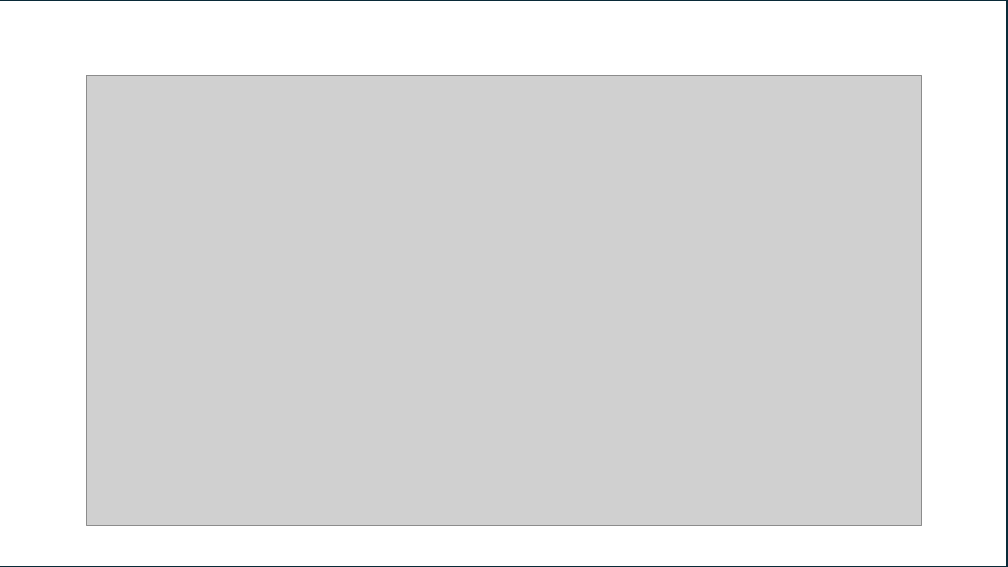
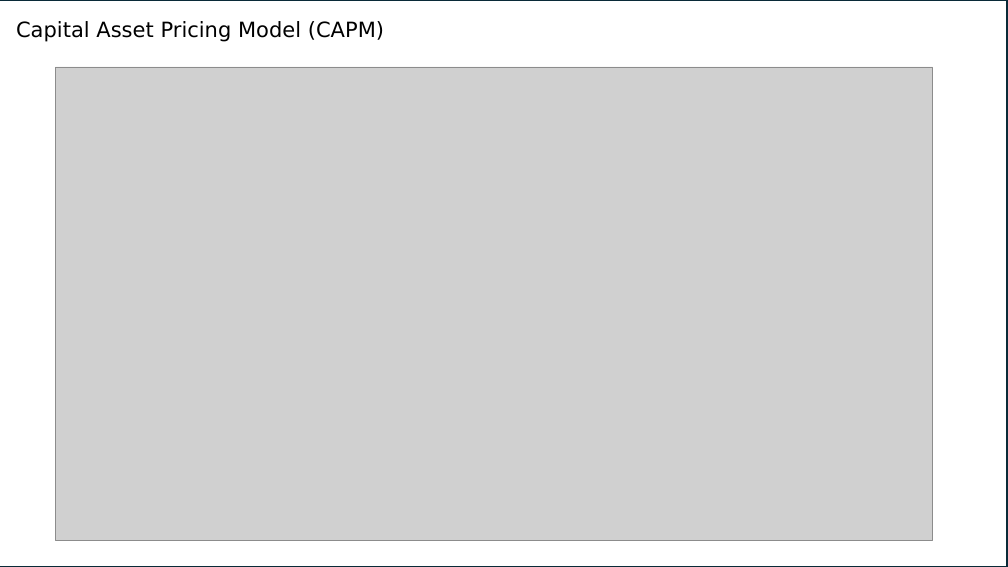
Before and after one commit to fij/btup, a slide deck: slide 21 of MMS_2024_09_10/Farkas_2024_09_10.pptx. Drawn at 1008x567 pixels with LibreOffice and Linux fonts; fonts in the diff are those of the drawing; grey boxes stand for pictures; background and template pictures are left out. Boxes give left, top, right and bottom in pixels: in the first picture for what was removed or moved away, otherwise in the second. Text is boxed around its words. In the diff, an @@ line names an element or a change of style, - is before the commit and + after.

```diff
--- a/MMS_2024_09_10/Farkas_2024_09_10.pptx
+++ b/MMS_2024_09_10/Farkas_2024_09_10.pptx
@@ text added at (16,21,293,40), 20 pt, text #000000 @@
+Capital Asset Pricing Model (CAPM)
@@ picture: place and size @@
-picture at (87,75,922,526)
+picture at (56,67,933,541)
```
Also in this commit, not shown: 24 other slides changed.
